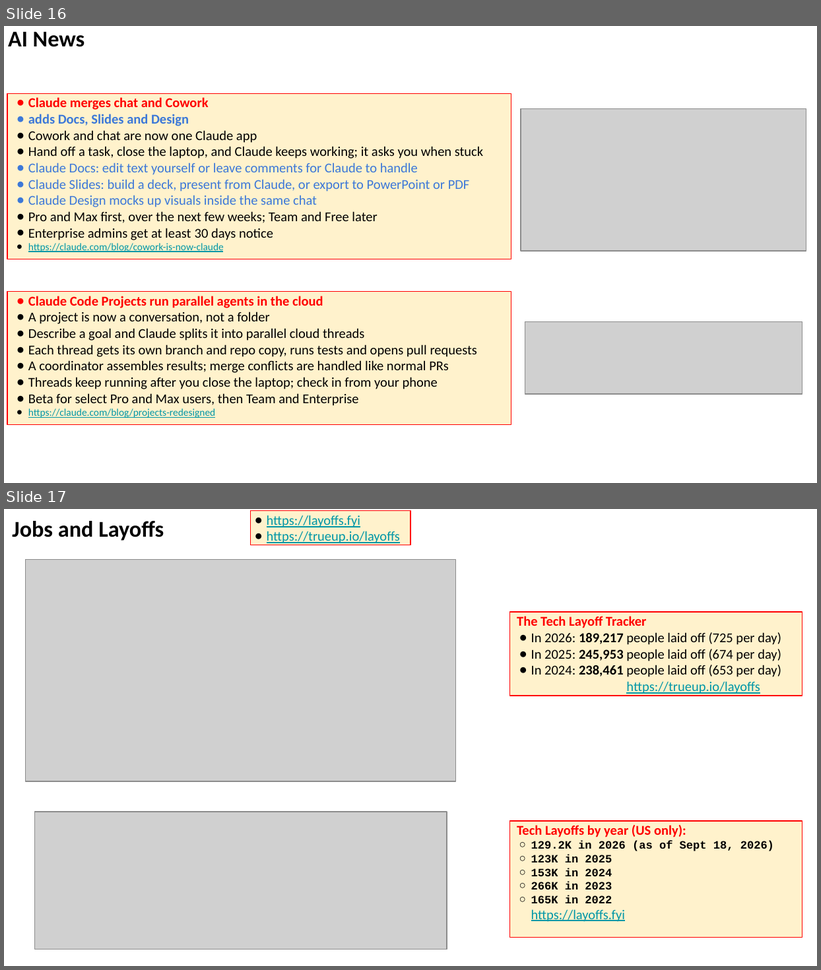
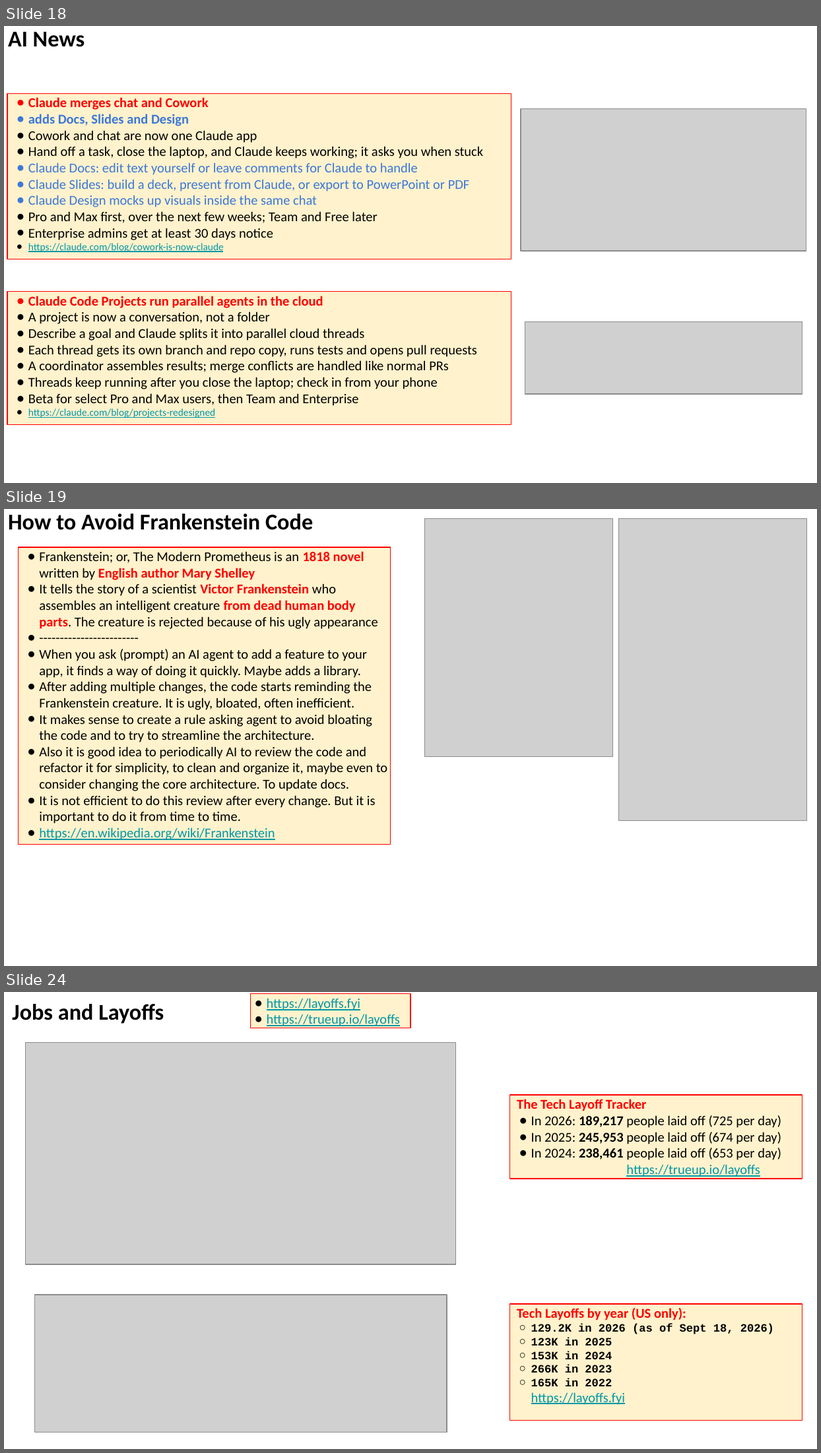
Before and after one commit to lselector/seminar, a slide deck: 2026/2026-09-25-AI-News.pptx. Shown one above the other, each under a label of ours: slides 16 and 17 before the commit, slides 18, 19 and 24 after it; the slides between them are not shown. The pictures are 821x970 and 821x1453 pixels, drawn with LibreOffice and Linux fonts; fonts in the diff are those of the drawing; grey boxes stand for pictures. Boxes give left, top, right and bottom in pixels: in the first picture for what was removed or moved away, otherwise in the second. Text is boxed around its words. In the diff, an @@ line names an element or a change of style, - is before the commit and + after.

```diff
--- a/2026/2026-09-25-AI-News.pptx
+++ b/2026/2026-09-25-AI-News.pptx
@@ slide 19 added at bbox=[4, 509, 817, 966], background #FFFFFF @@
@@ text added at bbox=[8, 514, 313, 530], 20 pt, text #000000, bold @@
+How to Avoid Frankenstein Code
@@ picture added at bbox=[424, 519, 613, 757] @@
@@ picture added at bbox=[618, 519, 807, 821] @@
@@ rectangle added at bbox=[18, 547, 390, 845], fill #FFF2CC, outline #FF0000 0.75 pt, 12 pt, text #000000 @@
+● Frankenstein; or, The Modern Prometheus is an 1818 novel written by English author Mary Shelley
+● It tells the story of a scientist Victor Frankenstein who assembles an intelligent creature from dead human body parts. The creature is rejected because of his ugly appearance
+● ------------------------
+● When you ask (prompt) an AI agent to add a feature to your app, it finds a way of doing it quickly. Maybe adds a library.
+● After adding multiple changes, the code starts reminding the Frankenstein creature. It is ugly, bloated, often inefficient.
+● It makes sense to create a rule asking agent to avoid bloating the code and to try to streamline the architecture.
+● Also it is good idea to periodically AI to review the code and refactor it for simplicity, to clean and organize it, maybe even to consider changing the core architecture. To update docs.
+● It is not efficient to do this review after every change. But it is important to do it from time to time.
+● https://en.wikipedia.org/wiki/Frankenstein
@@ what was slide 16 is now slide 18 @@
@@ what was slide 17 is now slide 24 @@
```
Also in this commit, not shown: 5 slides changed, 8 other slides added.
